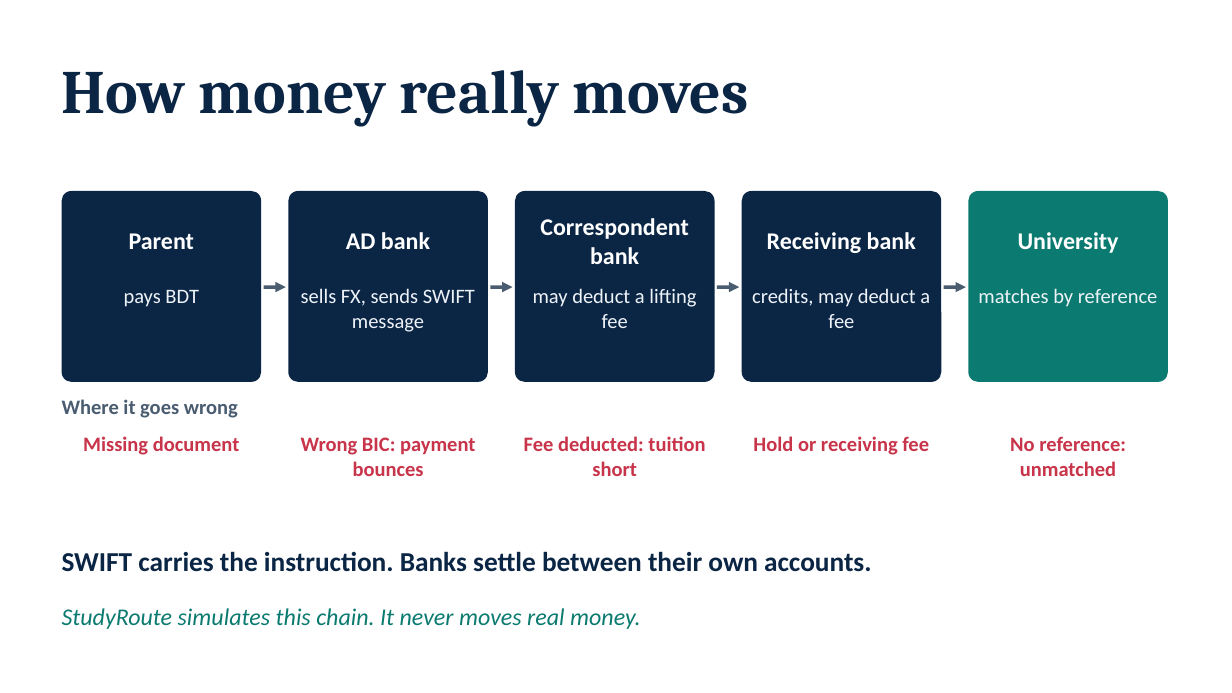
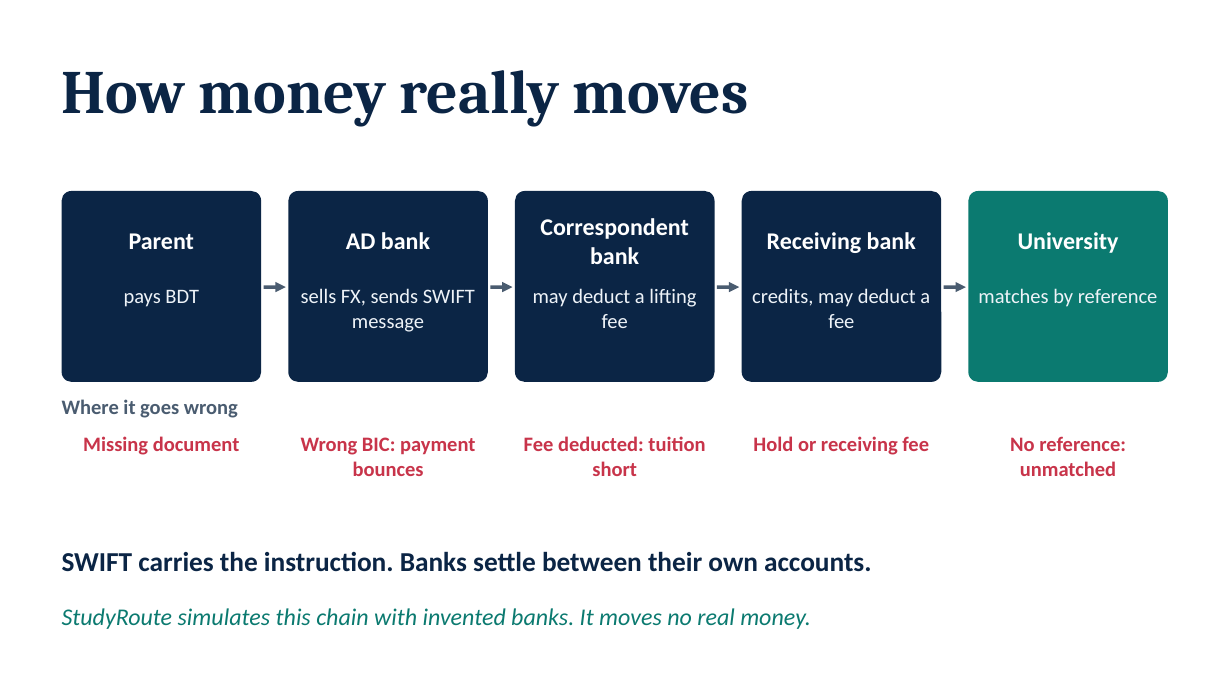
Before and after one commit to NoobCrow/StudyRoute, a slide deck: slide 4 of submission/StudyRoute_Deck.pptx. Drawn at 1232x693 pixels with LibreOffice and Linux fonts; fonts in the diff are those of the drawing. Boxes give left, top, right and bottom in pixels: in the first picture for what was removed or moved away, otherwise in the second. Text is boxed around its words. In the diff, an @@ line names an element or a change of style, - is before the commit and + after.

Commit message:
docs: bank network guide, security and blueprint updates, regenerated evidence, test cases and deck
Adds docs/BANK_NETWORK.md, risks R19 to R21, the bank controls in the threat matrix, the thirteen-step
demo, the bank ledger as execution evidence, and a mention on the deck's money-flow slide. Backend
709 tests, frontend 89.

```diff
--- a/submission/StudyRoute_Deck.pptx
+++ b/submission/StudyRoute_Deck.pptx
@@ text at (62, 608, 811, 629): text changed @@
-StudyRoute simulates this chain. It never moves real money.
+StudyRoute simulates this chain with invented banks. It moves no real money.
```
Also in this commit, not shown: 1 other slide changed, 22 other files.
